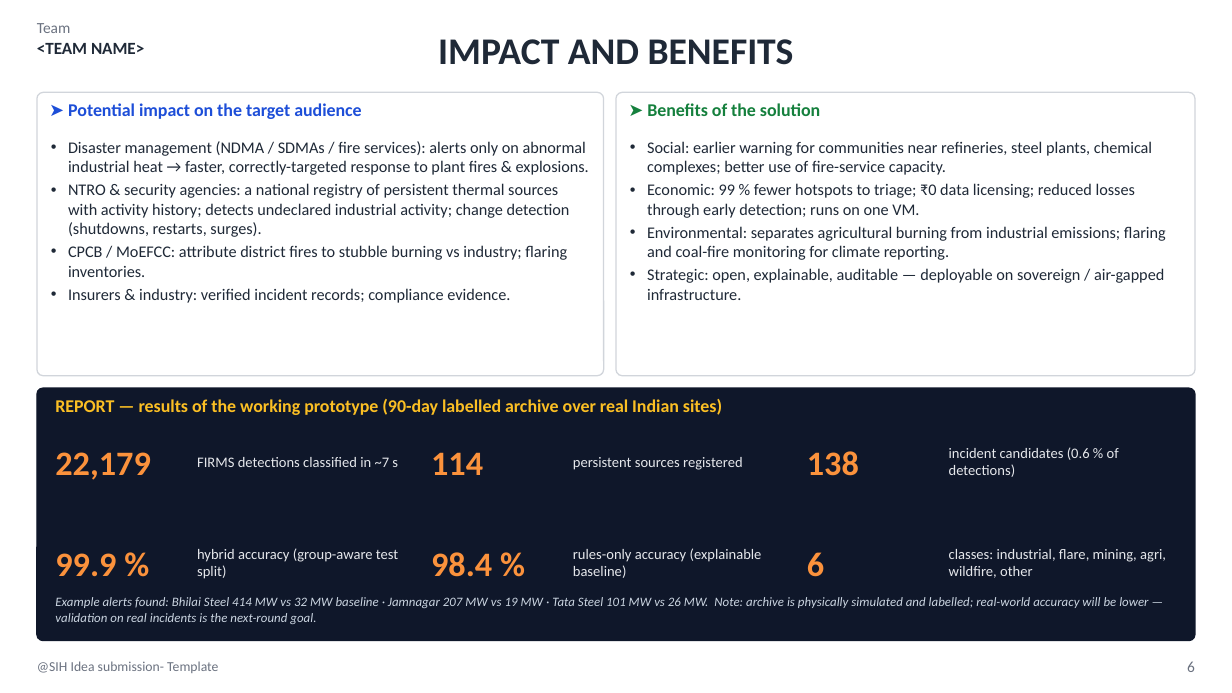
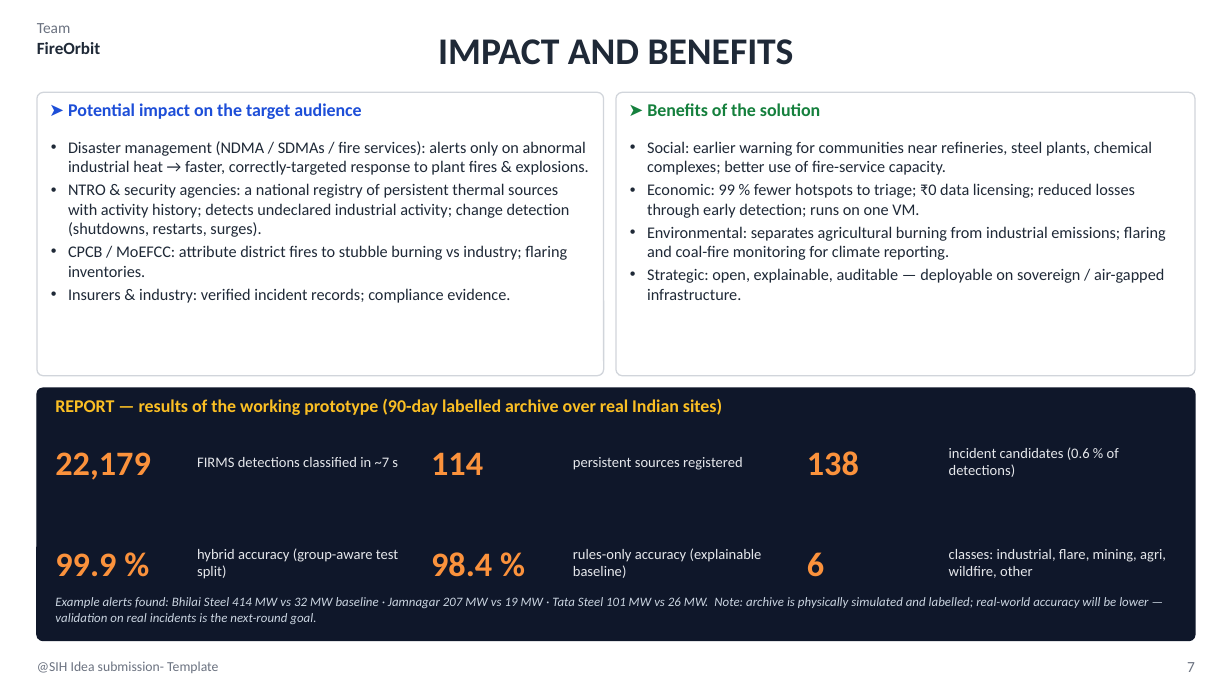
Before and after one commit to rahulskandagal/thermal-sentinel, a slide deck: slide 7 of docs/SIH26162_ThermalSentinel_Idea_extended.pptx (slide 6 before the commit). Drawn at 1232x693 pixels with LibreOffice and Linux fonts; fonts in the diff are those of the drawing. Boxes give left, top, right and bottom in pixels: in the first picture for what was removed or moved away, otherwise in the second. Text is boxed around its words. In the diff, an @@ line names an element or a change of style, - is before the commit and + after.

```diff
--- a/docs/SIH26162_ThermalSentinel_Idea_extended.pptx
+++ b/docs/SIH26162_ThermalSentinel_Idea_extended.pptx
@@ text at (x1=37, y1=23, x2=100, y2=54): text changed @@
-Team
-<TEAM NAME>
+Team
+FireOrbit
@@ text at (x1=1187, y1=662, x2=1195, y2=672): text changed @@
-6
+7
```
Also in this commit, not shown: 7 other slides changed, 1 slide added, 6 other files.
